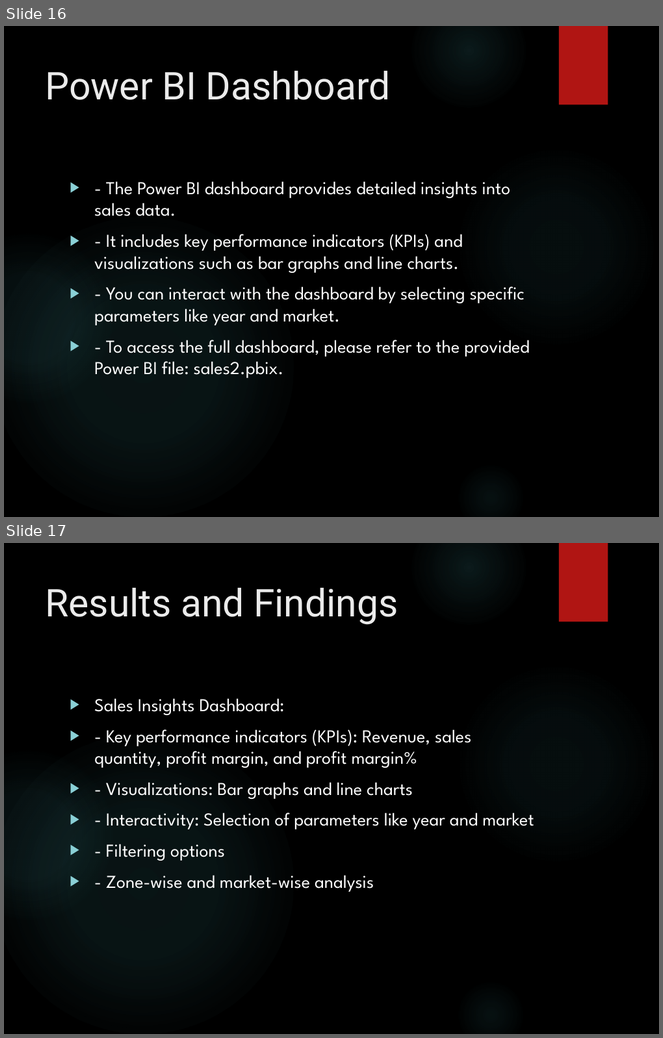
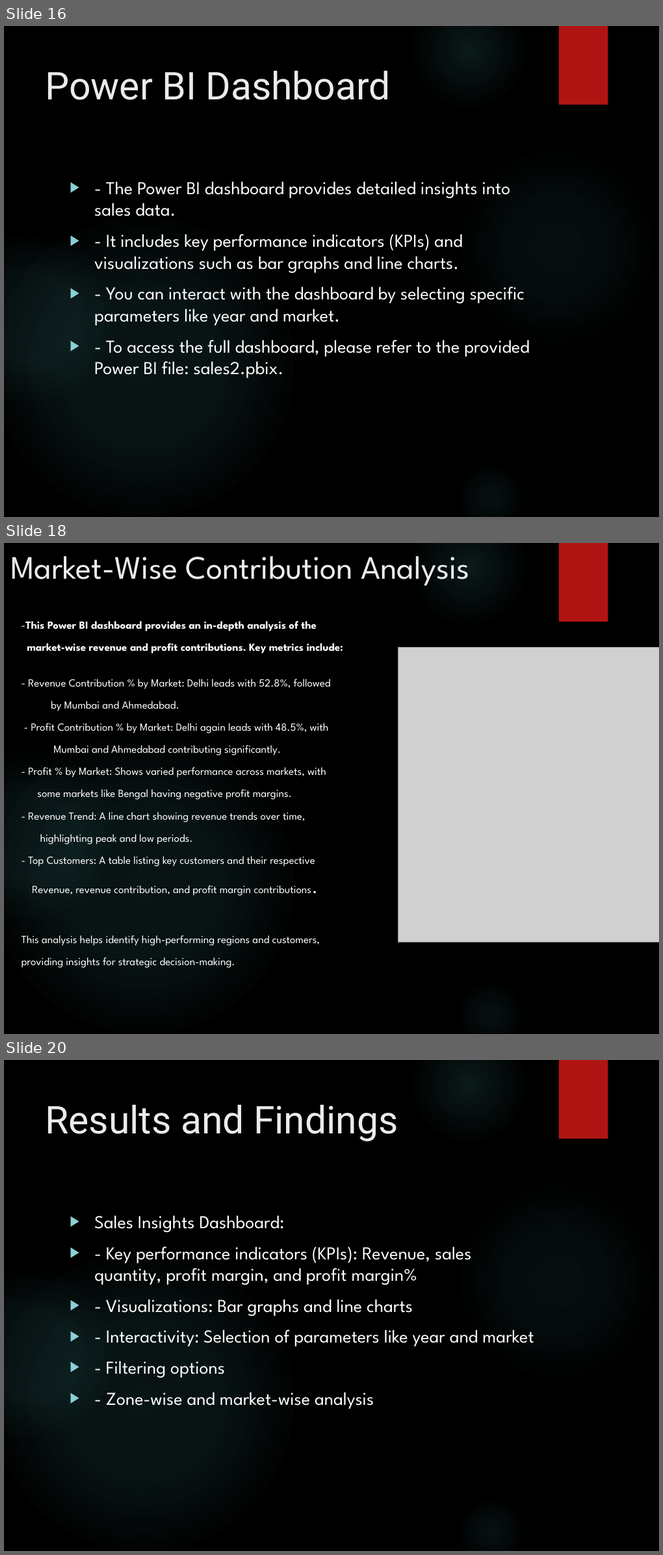
Before and after one commit to Ritikchauhhan/SALES-INSIGHT-PROJECT, a slide deck: Sales_Insights_Data_Analysis_Project.pptx. Shown one above the other, each under a label of ours: slides 16 and 17 before the commit, slides 16, 18 and 20 after it; the slides between them are not shown. The pictures are 663x1038 and 663x1555 pixels, drawn with LibreOffice and Linux fonts; fonts in the diff are those of the drawing; grey boxes stand for pictures; background and template pictures are left out. Boxes give left, top, right and bottom in pixels: in the first picture for what was removed or moved away, otherwise in the second. Text is boxed around its words. In the diff, an @@ line names an element or a change of style, - is before the commit and + after.

```diff
--- a/Sales_Insights_Data_Analysis_Project.pptx
+++ b/Sales_Insights_Data_Analysis_Project.pptx
@@ slide 18 added at bbox=[4, 543, 659, 1034], background picture (left out); not listed: 5 template elements that a slide beside it also shows @@
@@ title added at bbox=[10, 556, 470, 586], 36 pt, text #EBEBEB @@
+Market-Wise Contribution Analysis
@@ text added at bbox=[22, 621, 343, 968], 12 pt, text #FFFFFF @@
+-This Power BI dashboard provides an in-depth analysis of the
+market-wise revenue and profit contributions. Key metrics include:
+- Revenue Contribution % by Market: Delhi leads with 52.8%, followed
+by Mumbai and Ahmedabad.
+- Profit Contribution % by Market: Delhi again leads with 48.5%, with
+Mumbai and Ahmedabad contributing significantly.
+- Profit % by Market: Shows varied performance across markets, with
+some markets like Bengal having negative profit margins.
+- Revenue Trend: A line chart showing revenue trends over time,
+highlighting peak and low periods.
+- Top Customers: A table listing key customers and their respective
+Revenue, revenue contribution, and profit margin contributions.
+This analysis helps identify high-performing regions and customers,
+providing insights for strategic decision-making.
@@ picture added at bbox=[399, 648, 659, 943] @@
@@ what was slide 17 is now slide 20 @@
```
Also in this commit, not shown: 2 other slides added.
